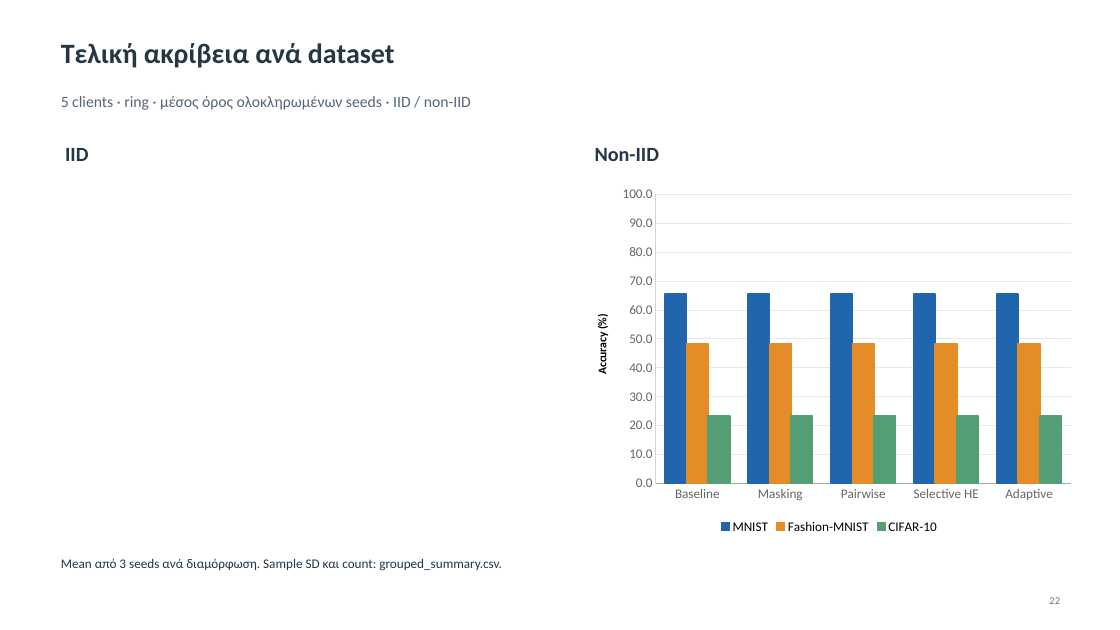
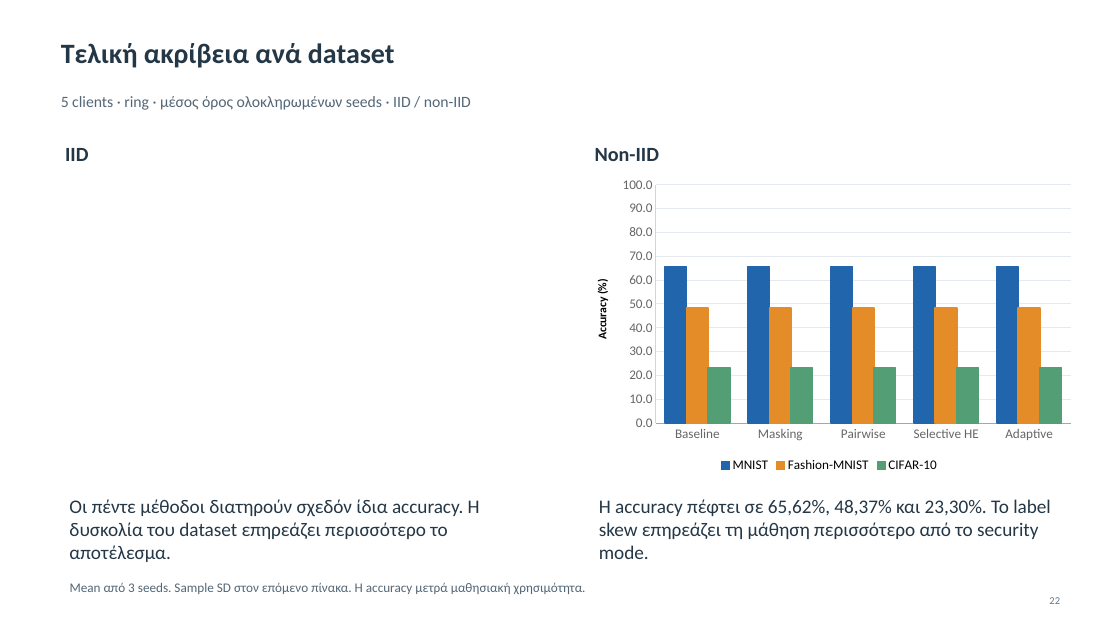
Before and after one commit to Dionisis09/secure-dfl-thesis, a slide deck: slide 22 of docs/Secure_DFL_Thesis_Presentation.pptx. Drawn at 1120x630 pixels with LibreOffice and Linux fonts; fonts in the diff are those of the drawing. Boxes give left, top, right and bottom in pixels: in the first picture for what was removed or moved away, otherwise in the second. Text is boxed around its words. In the diff, an @@ line names an element or a change of style, - is before the commit and + after.

Commit message:
Explain findings beneath presentation result charts

```diff
--- a/docs/Secure_DFL_Thesis_Presentation.pptx
+++ b/docs/Secure_DFL_Thesis_Presentation.pptx
@@ column chart: place and size @@
-column chart at box(578, 180, 1081, 539)
+column chart at box(578, 171, 1081, 477)
@@ text added at box(69, 499, 480, 562), 16.5 pt, text #243746 @@
+Οι πέντε μέθοδοι διατηρούν σχεδόν ίδια accuracy. Η δυσκολία του dataset επηρεάζει περισσότερο το αποτέλεσμα.
@@ text added at box(599, 499, 1051, 559), 16.5 pt, text #243746 @@
+Η accuracy πέφτει σε 65,62%, 48,37% και 23,30%. Το label skew επηρεάζει τη μάθηση περισσότερο από το security mode.
@@ text at box(70, 582, 586, 594): text changed; text colour #243746 to #536777 @@
-Mean από 3 seeds ανά διαμόρφωση. Sample SD και count: grouped_summary.csv.
+Mean από 3 seeds. Sample SD στον επόμενο πίνακα. Η accuracy μετρά μαθησιακή χρησιμότητα.
```
Also in this commit, not shown: 14 other slides changed, 1 other file.
